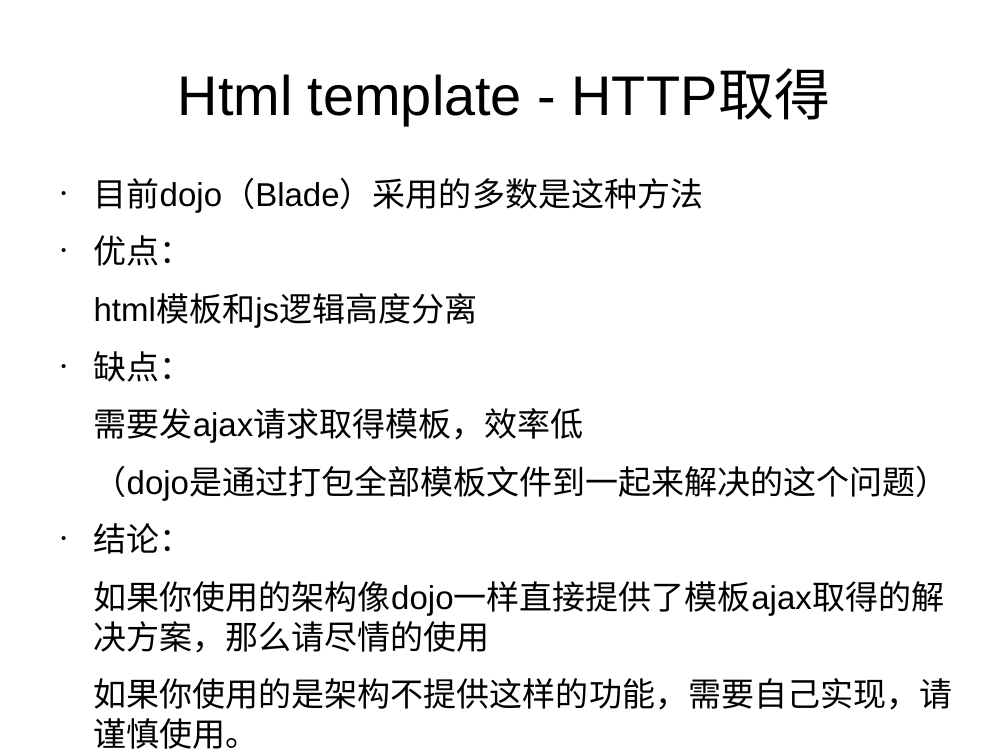
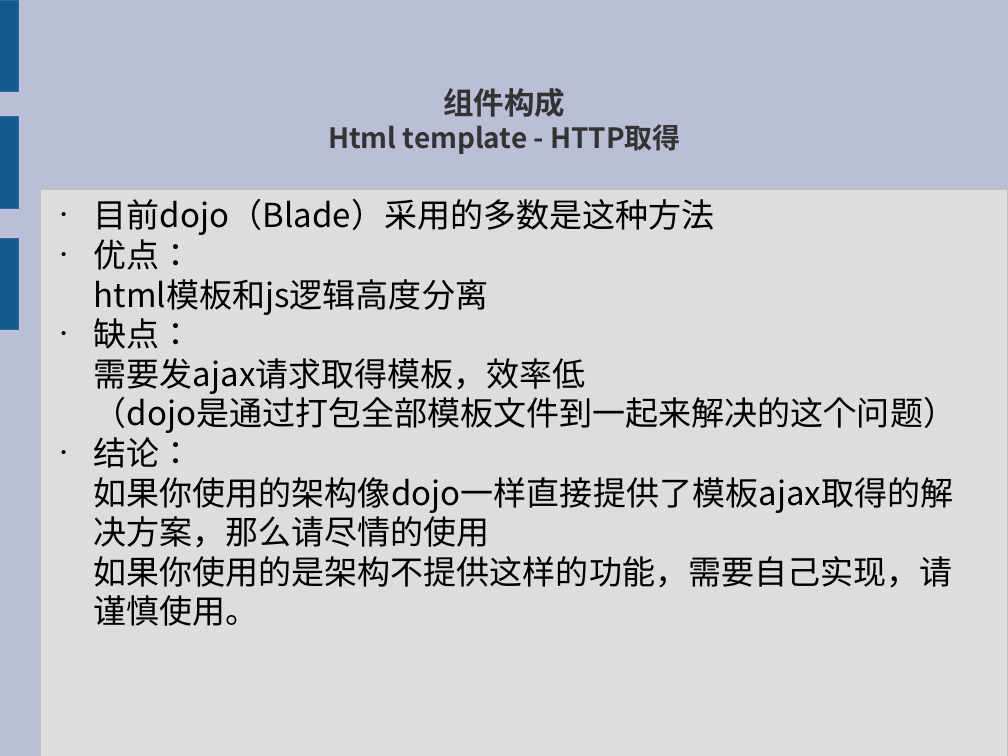
Before and after one commit to xiaoyuan521/jquery_plugin, a slide deck: slide 5 of jquery_plugin.odp. Drawn at 1008x756 pixels with LibreOffice and Linux fonts; fonts in the diff are those of the drawing. Boxes give left, top, right and bottom in pixels: in the first picture for what was removed or moved away, otherwise in the second. Text is boxed around its words. In the diff, an @@ line names an element or a change of style, - is before the commit and + after.

```diff
--- a/jquery_plugin.odp
+++ b/jquery_plugin.odp
@@ background #FFFFFF to #BABED6 @@
@@ rectangle added at (0,0,18,91), fill #125C8D, outline #3465A4 0 pt @@
@@ title at (328,88,680,154): text changed; size 44 to 22 pt; font Arial to Noto Sans CJK SC; text colour #000000 to #333333; bold on @@
-Html template - HTTP取得
+组件构成
+Html template - HTTP取得
@@ rectangle added at (0,117,18,209), fill #125C8D, outline #3465A4 0 pt @@
@@ rectangle added at (40,189,1008,756), fill #DDDDDD, outline #C0C0C0 0 pt @@
@@ text "目前dojo（Blade）采用的多数是这种方法": place and size @@
-text "目前dojo（Blade）采用的多数是这种方法" at (94,178,953,749)
+text "目前dojo（Blade）采用的多数是这种方法" at (94,199,956,626)
@@ text "目前dojo（Blade）采用的多数是这种方法" at (94,199,956,626): font Arial to Noto Sans CJK SC; less space between paragraphs @@
@@ rectangle added at (0,238,18,329), fill #125C8D, outline #3465A4 0 pt @@
```
Also in this commit, not shown: 14 other slides changed, 4 slides added, 3 slides removed, 1 other file.
